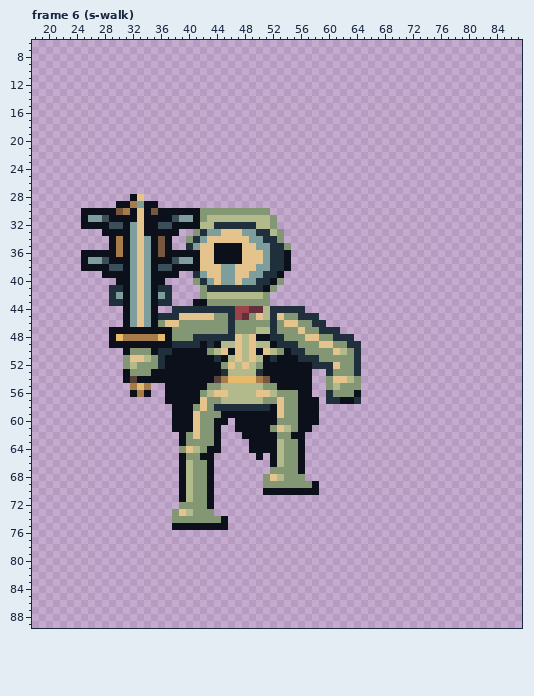
Edited in one commit: pixel-art file (art/enemy-abyss-0.aseprite). The picture above is the old version.
96x96 pixels, 128 frames. Colours within 5 levels of each other are drawn and written as one. Shown: frame 6 (s-walk): x 18..87, y 6..89. The commit also changed other frames, which this record leaves out.
Once edited:
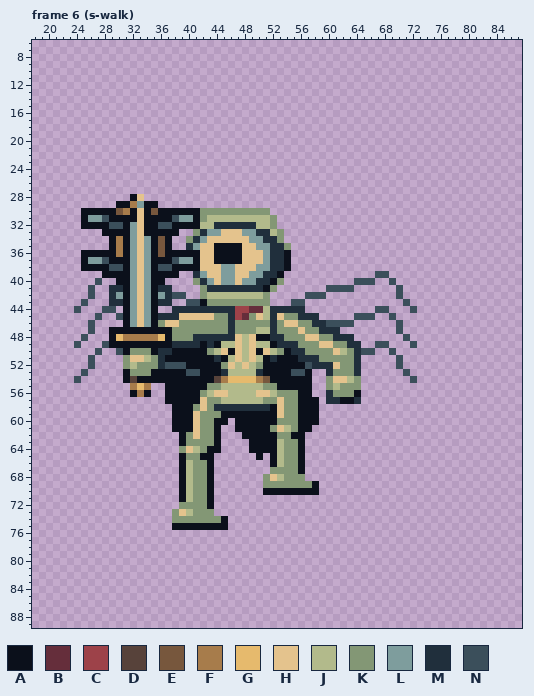
Palette (. is transparent): A #0b101b  B #652e3b  C #9d4249  D #57423a  E #77573d  F #a77c4b  G #e6ba6d  H #e4c38d  J #b2ba8b  K #839775  L #7e9d9d  M #202f3c  N #3b4f5b
From old to new:
Frame 6 (s-walk), layer "ink":
y 39: x 67..68 .. -> NN
y 40: x 27 . -> N; x 64..66 ... -> NNN; x 69 . -> N
y 41: x 26 . -> N; x 60..63 .... -> NNNN; x 70 . -> N
y 42: x 26 . -> N; x 38..39 .. -> NN; x 57..59 ... -> NNN; x 70 . -> N
y 43: x 25 . -> N; x 40..41 .A -> NN; x 55..56 .. -> NN; x 71 . -> N
y 44: x 24 . -> N; x 28..29 .. -> NN; x 67..68 .. -> NN; x 72 . -> N
y 45: x 27 . -> N; x 30 . -> N; x 64..66 ... -> NNN; x 69 . -> N
y 46: x 26 . -> N; x 60..63 .... -> NNNN; x 70 . -> N
y 47: x 26 . -> N; x 70 . -> N
y 48: x 25 . -> N; x 71 . -> N
y 49: x 24 . -> N; x 28 . -> N; x 67..68 .. -> NN; x 72 . -> N
y 50: x 27 . -> N; x 30 . -> N; x 65..66 .. -> NN; x 69 . -> N
y 51: x 26 . -> N; x 70 . -> N
y 52: x 26 . -> N; x 37..39 AAA -> NNN; x 57 A -> N; x 70 . -> N
y 53: x 25 . -> N; x 40..41 AA -> NN; x 55..56 AA -> NN; x 71 . -> N
y 54: x 24 . -> N; x 72 . -> N
